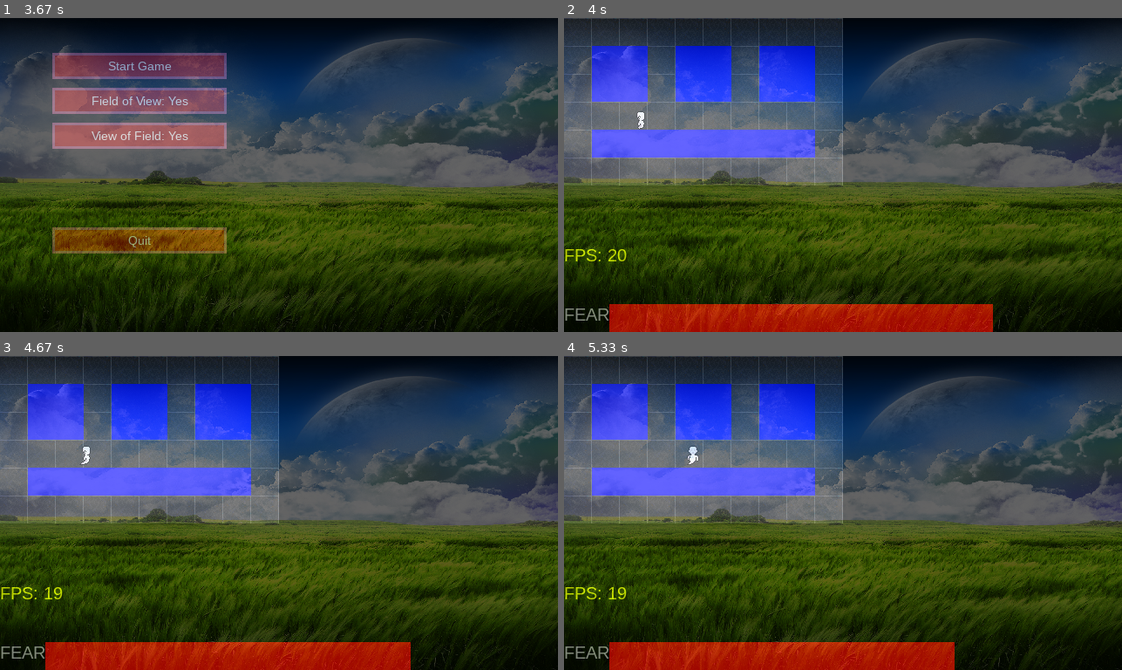
Above: before the commit, frames 1-4 (two rows, left to right).
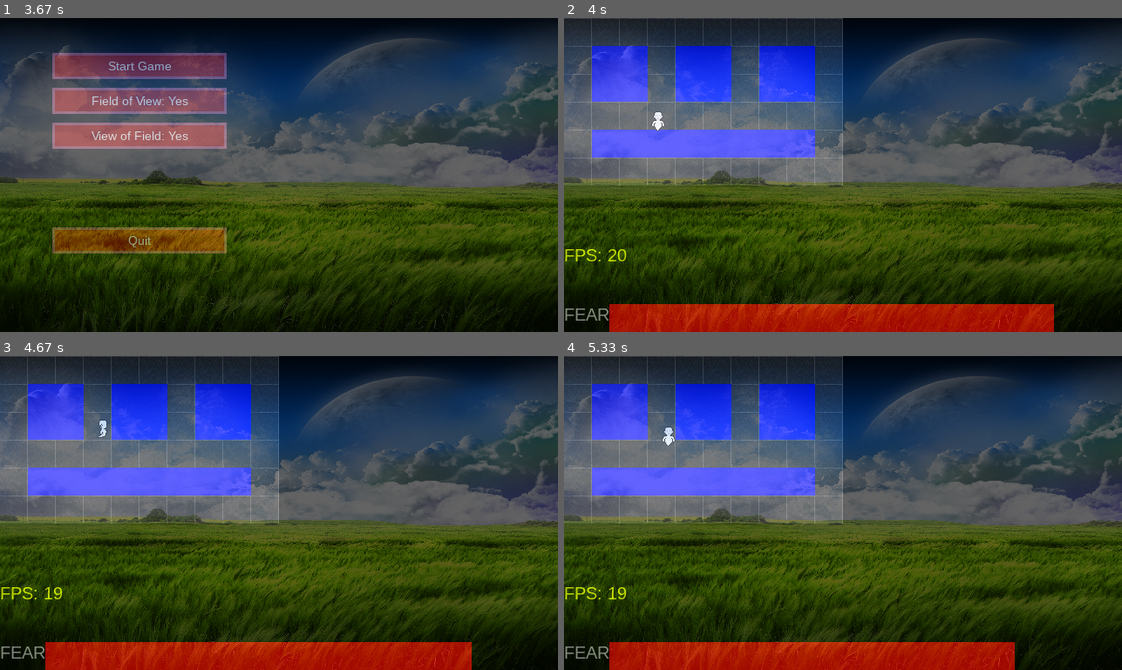
Above: after the commit, the same moments.

Repository: DiscoBizzle/Ghost-Simulator
Game: pygame game, started from ghost-simulator.py
The game is run twice, just before and just after one commit, with the same random seed, the same clock (stepped at 60 frames per second) and the same inputs. The source is Python 2; it was converted automatically to run under Python 3.
Inputs (mouse positions are in pixels of both pictures, inside the frame that each line leads up to):
- Up to frame 1 (3.67 s): right-click (256, 187) at 0.4 s; hold Right 0.67-1.13 s; click (106, 127) at 2.23 s
- Up to frame 2 (4 s): click (697, 58) at 3.9 s
- Up to frame 3 (4.67 s): hold Up 4.17-4.53 s; hold Right from 4.57 s (still down)
- Up to frame 4 (5.33 s): release Right at 5.2 s; hold Down from 5.23 s (still down)

Frame 1 is identical in both runs. In frame 2, 1.1% of the frame differs, in the area x 12-88%, y 29-100%; in frame 3, 1.1%; in frame 4, 1.1%, in the area x 17-81%, y 22-100%.

Commit message:
don't update objects if not in game

Diff:
--- a/gslib/game.py
+++ b/gslib/game.py
@@ -140,8 +140,9 @@
         # this is fixed timestep, 30 FPS. if game runs slower, we lag.
         # PHYSICS & COLLISION MUST BE DONE WITH FIXED TIMESTEP.
         #self.objects.append(character.Character(self, 50, 50, 16, 16, character.gen_character()))
-        for object in self.objects:
-            object.update()
+        if self.GameState == MAIN_GAME:
+            for object in self.objects:
+                object.update()
 
     def main_game_draw(self):
         # this runs faster than game update. animation can be done here with no problems.
